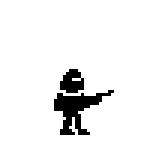
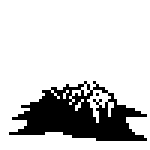
Two versions of the same layered image (150 × 150). Layer-by-layer changes:
added layer "Layer 3 copy" above "Layer 3" over bbox(9, 81, 147, 141)
hid "Layer 6" over bbox(54, 69, 114, 135)
